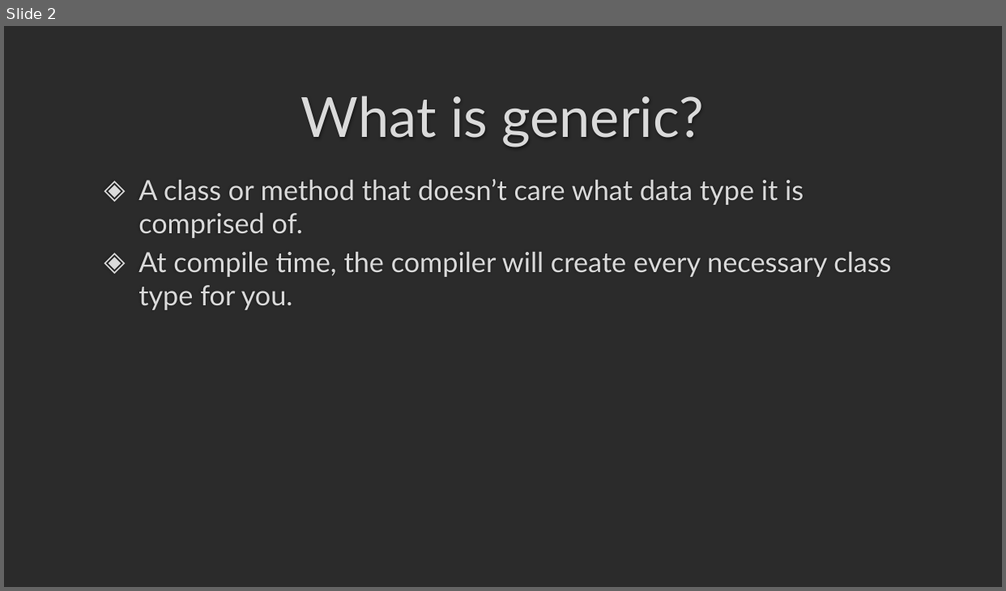
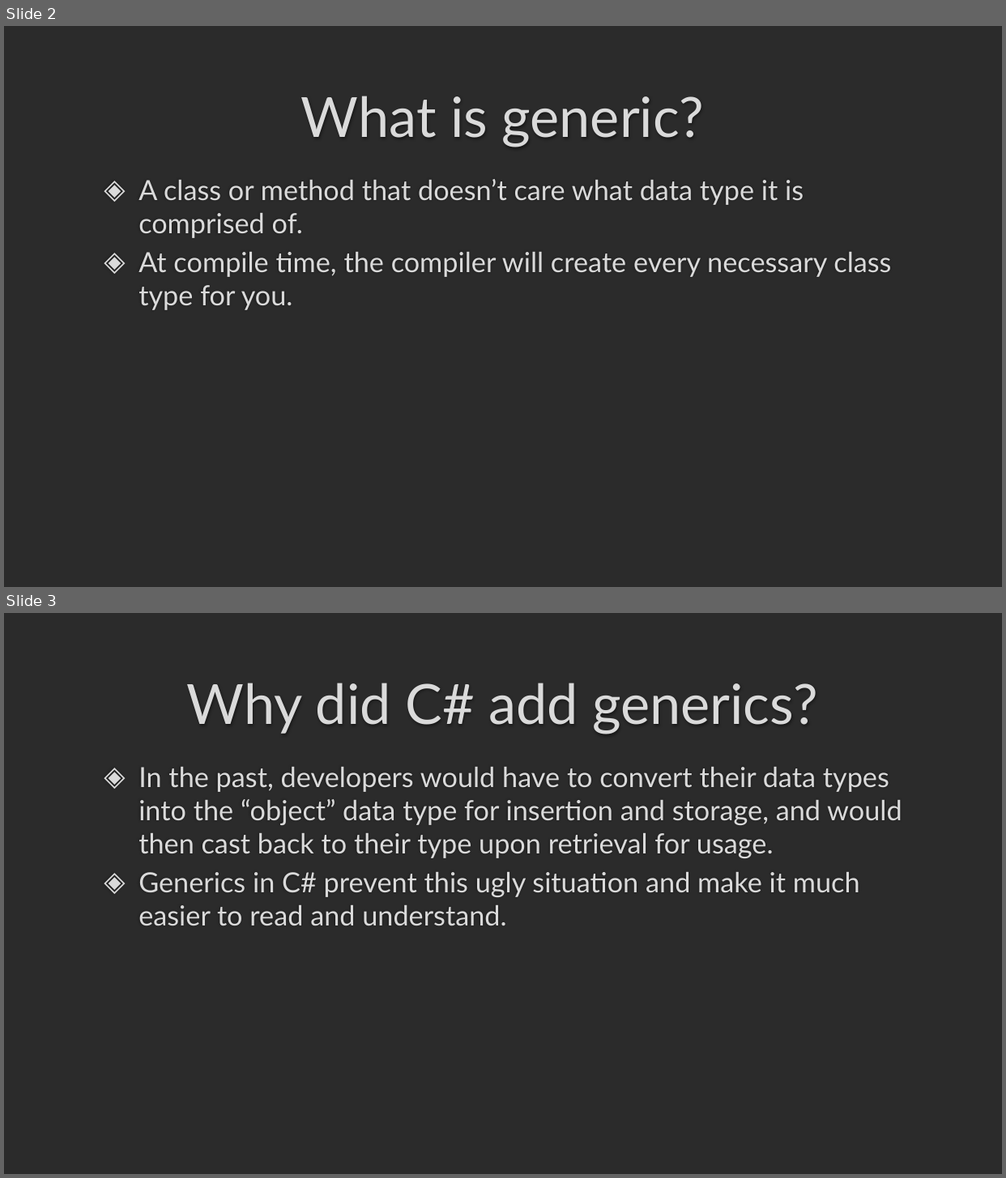
Before and after one commit to darrare/CS-3020, a slide deck: Documents/Powerpoints/4.0 Generic Classes and Interfaces.pptx. Shown one above the other, each under a label of ours: slide 2 before the commit, slides 2 and 3 after it. The pictures are 1006x591 and 1006x1178 pixels, drawn with LibreOffice and Linux fonts; fonts in the diff are those of the drawing; background and template pictures are left out; a plain dark background stands for a picture behind light text. Boxes give left, top, right and bottom in pixels: in the first picture for what was removed or moved away, otherwise in the second. Text is boxed around its words. In the diff, an @@ line names an element or a change of style, - is before the commit and + after.

```diff
--- a/Documents/Powerpoints/4.0 Generic Classes and Interfaces.pptx
+++ b/Documents/Powerpoints/4.0 Generic Classes and Interfaces.pptx
@@ slide 3 added at [4, 613, 1002, 1174], background picture (left out) @@
@@ title added at [187, 683, 818, 735], 40 pt, text #DADADA @@
+Why did C# add generics?
@@ text added at [138, 767, 901, 926], 20 pt, text #DADADA @@
+◈ In the past, developers would have to convert their data types into the “object” data type for insertion and storage, and would then cast back to their type upon retrieval for usage.
+◈ Generics in C# prevent this ugly situation and make it much easier to read and understand.
```
Also in this commit, not shown: 2 slides changed, 7 other slides added, 2 slides removed, 1 other file.
